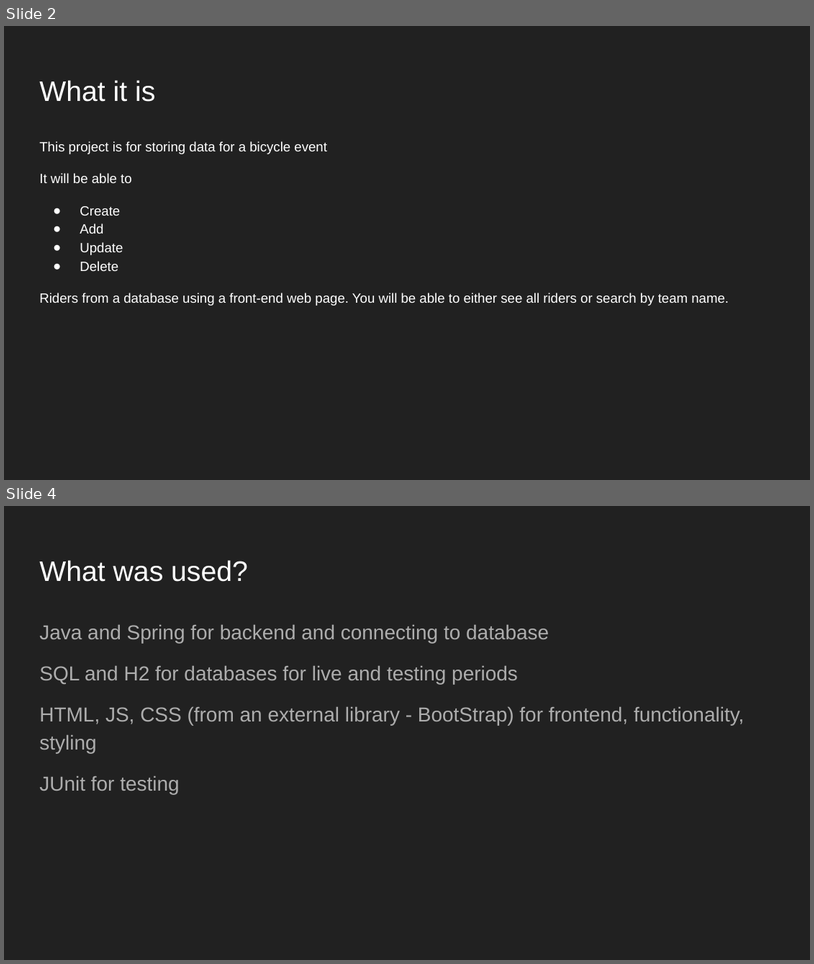
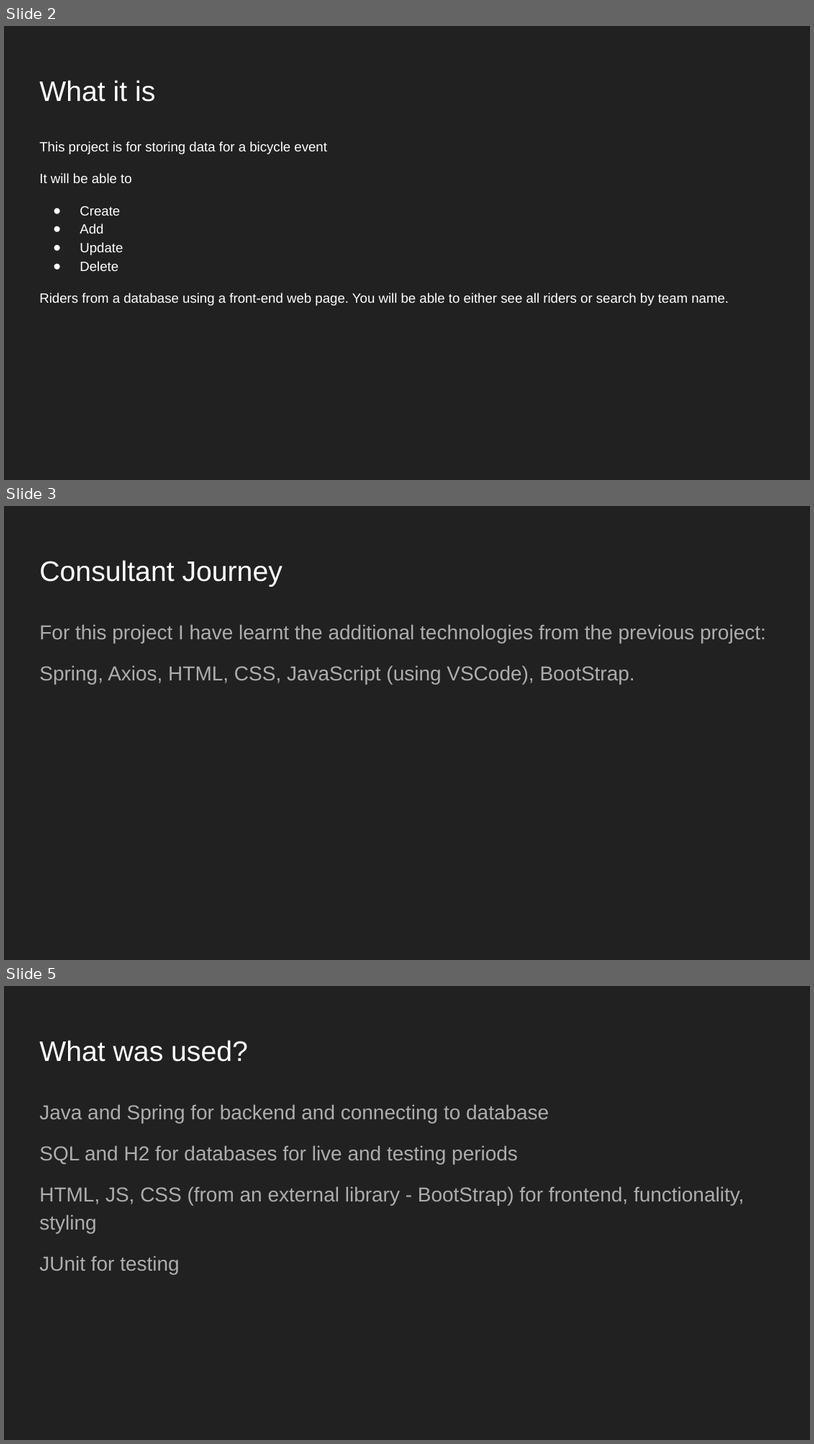
Before and after one commit to D-Pats/QA-Hobby-Project, a slide deck: Documents/QA Hobby Project Presentation.pptx. Shown one above the other, each under a label of ours: slides 2 and 4 before the commit, slides 2, 3 and 5 after it; the slides between them are not shown. The pictures are 814x964 and 814x1444 pixels, drawn with LibreOffice and Linux fonts; fonts in the diff are those of the drawing. Boxes give left, top, right and bottom in pixels: in the first picture for what was removed or moved away, otherwise in the second. Text is boxed around its words. In the diff, an @@ line names an element or a change of style, - is before the commit and + after.

```diff
--- a/Documents/QA Hobby Project Presentation.pptx
+++ b/Documents/QA Hobby Project Presentation.pptx
@@ slide 3 added at [4,506,810,960], background #212121 @@
@@ title added at [39,560,283,587], 25.2 pt, text #FFFFFF @@
+Consultant Journey
@@ text added at [39,624,766,684], 18 pt, text #ADADAD @@
+For this project I have learnt the additional technologies from the previous project:
+Spring, Axios, HTML, CSS, JavaScript (using VSCode), BootStrap.
@@ what was slide 4 is now slide 5 @@
```
Also in this commit, not shown: 2 slides changed, 1 other slide added.
